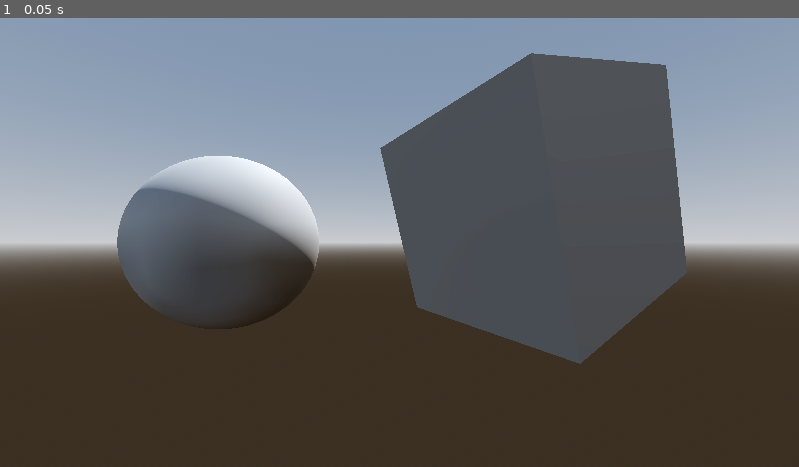
Above: before the commit, frame 1.
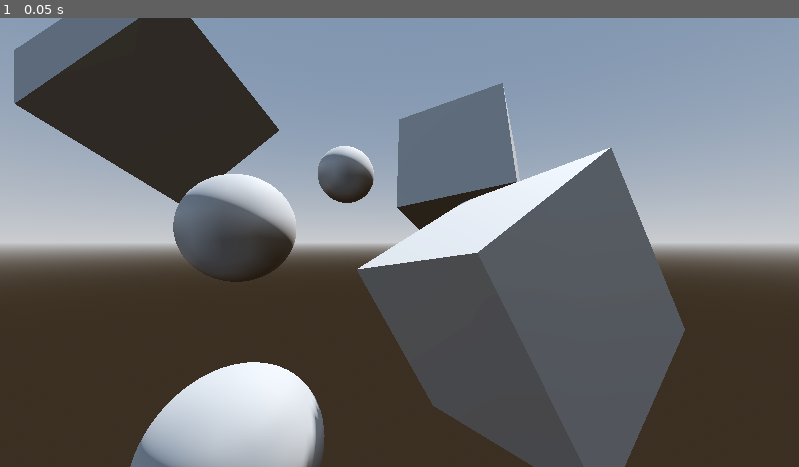
Above: after the commit, the same moment.

Repository: yubinex/learning-godot
Game: Godot game, scene res://level.tscn
Same seed, same stepped clock (60 frames per second), same inputs: the game is played once before the commit and once after it.
Inputs:
- Up to frame 1 (0.05 s): no input

The runs differ from the first frame. In frame 1, 37% of the frame differs, in the area x 1-86%, y 0-100%.

Commit message:
instantiate two more child scenes and adjust their transforms

Diff:
--- a/level.tscn
+++ b/level.tscn
@@ -24,7 +24,14 @@
 transform = Transform3D(-0.866025, -0.433013, 0.25, 0, 0.5, 0.866025, -0.5, 0.75, -0.433013, 0, 0, 0)
 shadow_enabled = true
 
-[node name="PairOfMeshes" parent="." instance=ExtResource("1_u52ul")]
-
 [node name="Camera3D" type="Camera3D" parent="."]
 transform = Transform3D(1, 0, 0, 0, 1, 0, 0, 0, 1, 0, 0, 2)
+
+[node name="PairOfMeshes" parent="." instance=ExtResource("1_u52ul")]
+transform = Transform3D(0.965926, -0.258819, 0, 0.258819, 0.965926, 0, 0, 0, 1, 0, -1, 0)
+
+[node name="PairOfMeshes2" parent="." instance=ExtResource("1_u52ul")]
+transform = Transform3D(-0.5, -0.866025, 0, 0.866025, -0.5, 0, 0, 0, 1, -2, 1, -1)
+
+[node name="PairOfMeshes3" parent="." instance=ExtResource("1_u52ul")]
+transform = Transform3D(0.838016, -0.194152, -0.509936, -0.42219, 0.361322, -0.831386, 0.345666, 0.912004, 0.220824, 0, 1, -3)
